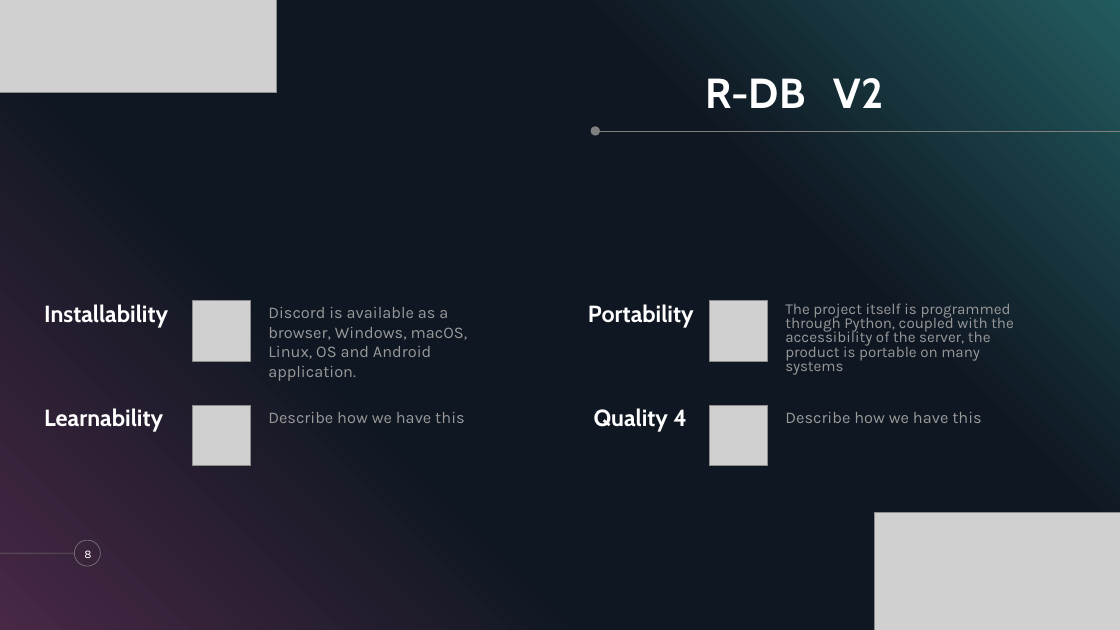
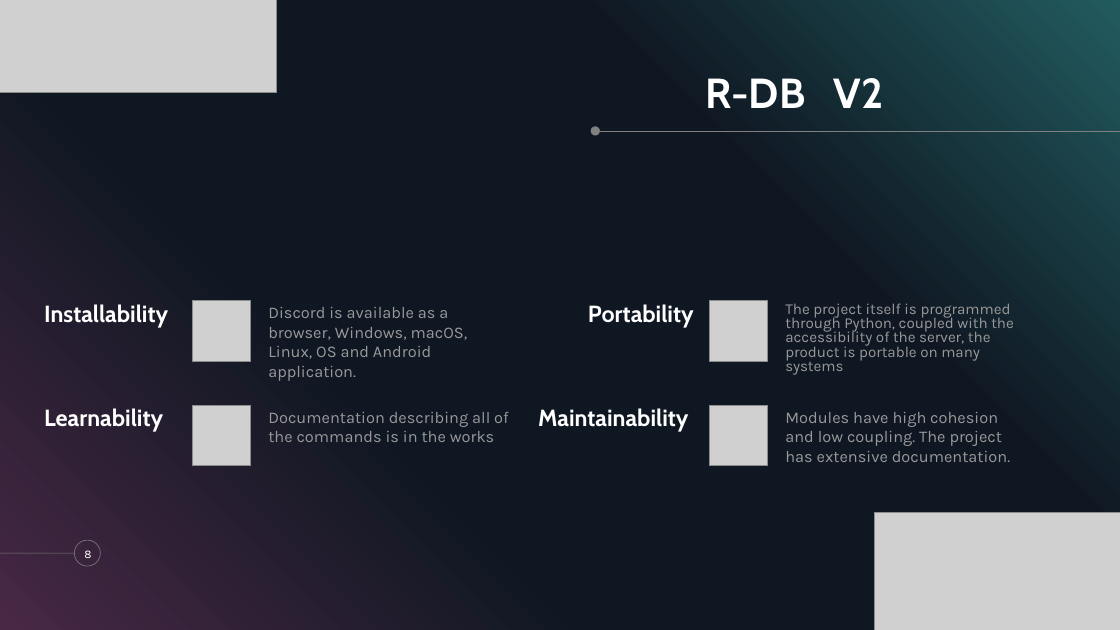
Before and after one commit to Deffdread/RDB-V2-Chatbot, a slide deck: slide 8 of Documents/3XA3_Presentation_2.pptx. Drawn at 1120x630 pixels with LibreOffice and Linux fonts; fonts in the diff are those of the drawing; grey boxes stand for pictures. Boxes give left, top, right and bottom in pixels: in the first picture for what was removed or moved away, otherwise in the second. Text is boxed around its words. In the diff, an @@ line names an element or a change of style, - is before the commit and + after.

Commit message:
update ppt

```diff
--- a/Documents/3XA3_Presentation_2.pptx
+++ b/Documents/3XA3_Presentation_2.pptx
@@ text at bbox=[268, 412, 509, 442]: text changed @@
-Describe how we have this
+Documentation describing all of the commands is in the works
@@ text at bbox=[538, 408, 688, 432]: text changed @@
-Quality 4
+Maintainability
@@ text at bbox=[785, 412, 1010, 462]: text changed @@
-Describe how we have this
+Modules have high cohesion and low coupling. The project has extensive documentation.
```
Also in this commit, not shown: 2 other slides changed.
